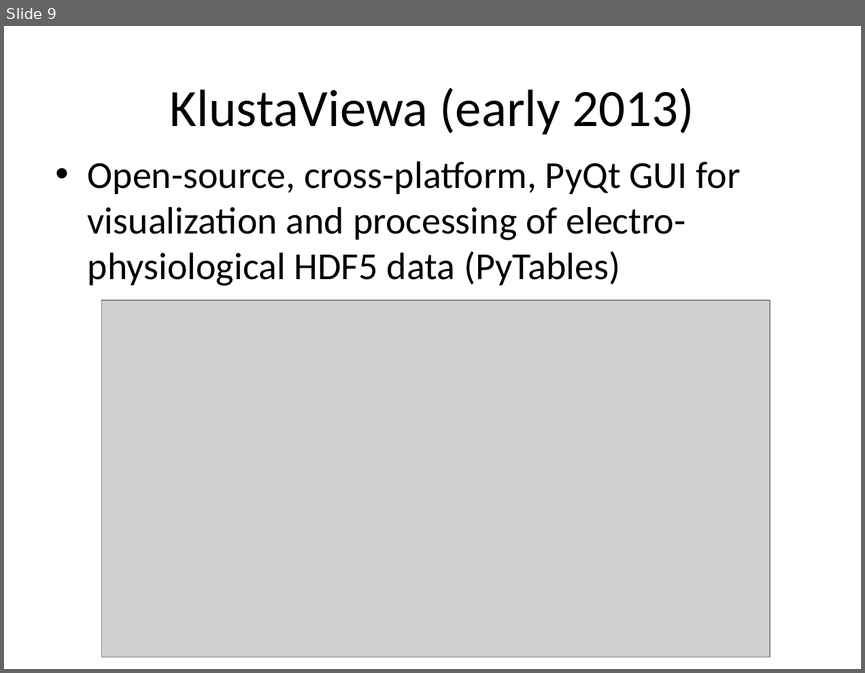
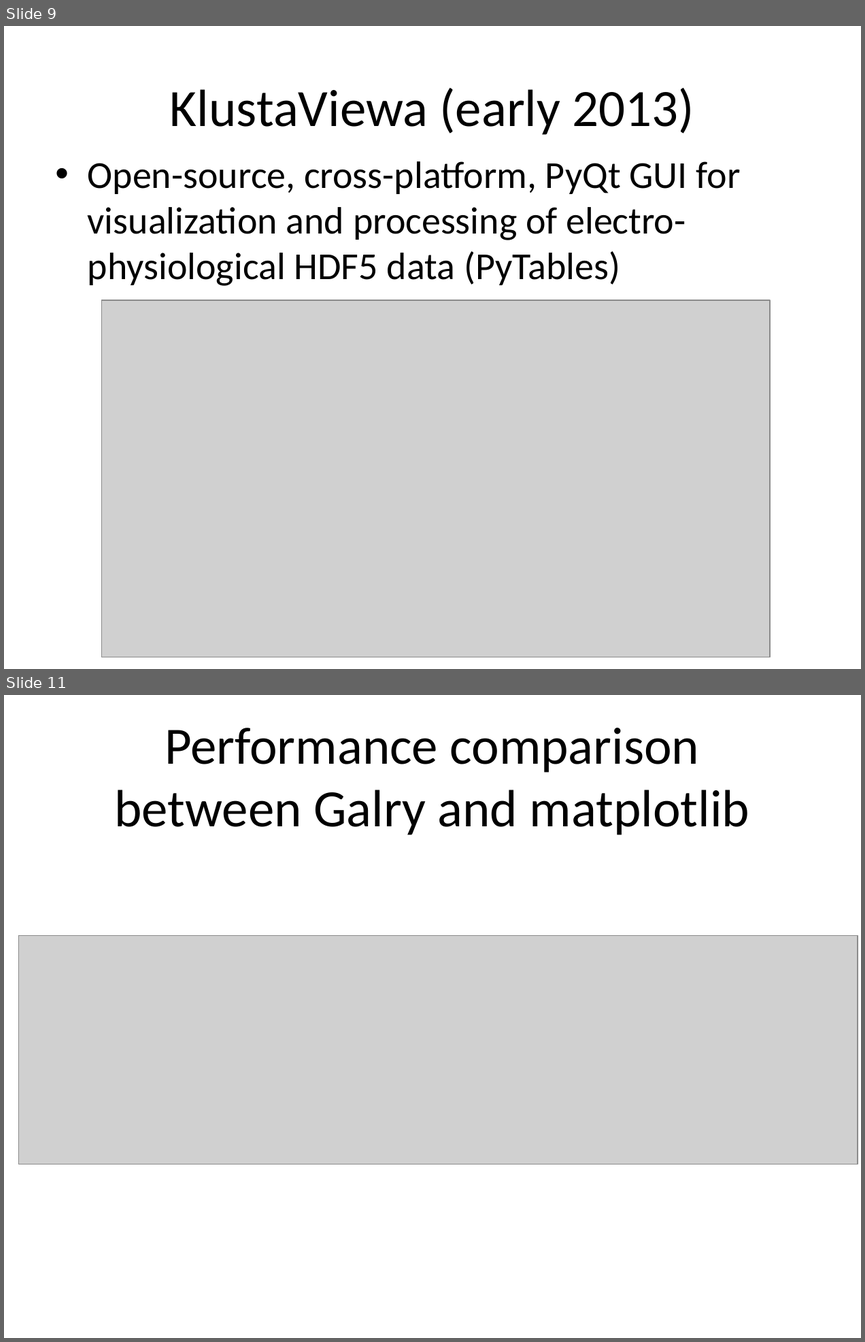
Before and after one commit to vispy/codecamp-esrf-2014, a slide deck: cr/1-personal/personal.ppt. Shown one above the other, each under a label of ours: slide 9 before the commit, slides 9 and 11 after it; the slides between them are not shown. The pictures are 865x673 and 865x1342 pixels, drawn with LibreOffice and Linux fonts; fonts in the diff are those of the drawing; grey boxes stand for pictures. Boxes give left, top, right and bottom in pixels: in the first picture for what was removed or moved away, otherwise in the second. Text is boxed around its words. In the diff, an @@ line names an element or a change of style, - is before the commit and + after.

```diff
--- a/cr/1-personal/personal.ppt
+++ b/cr/1-personal/personal.ppt
@@ slide 11 added at <box>4,695,861,1338</box>, background #FFFFFF @@
@@ title added at <box>114,728,749,835</box>, 44 pt, text #000000 @@
+Performance comparison
+between Galry and matplotlib
@@ picture added at <box>18,936,857,1164</box> @@
```
Also in this commit, not shown: 1 slide changed, 1 other slide added, 1 other file.
